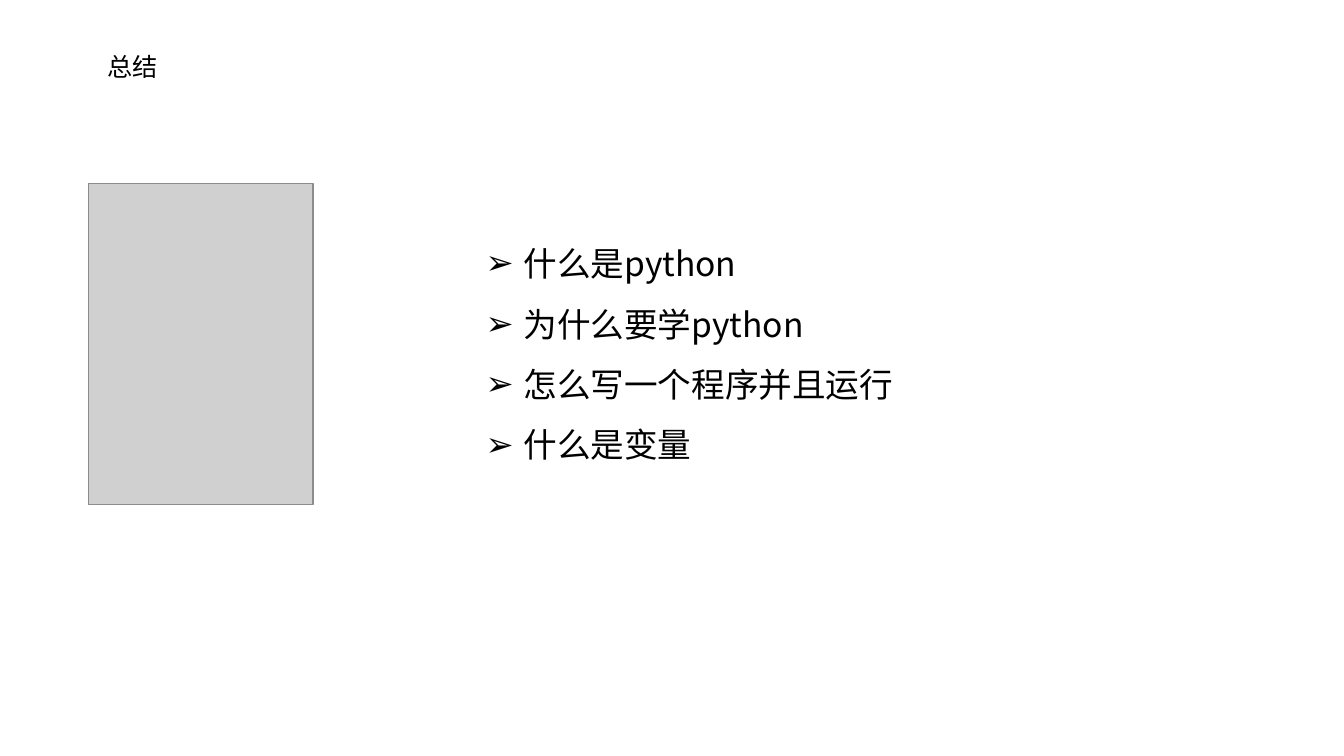
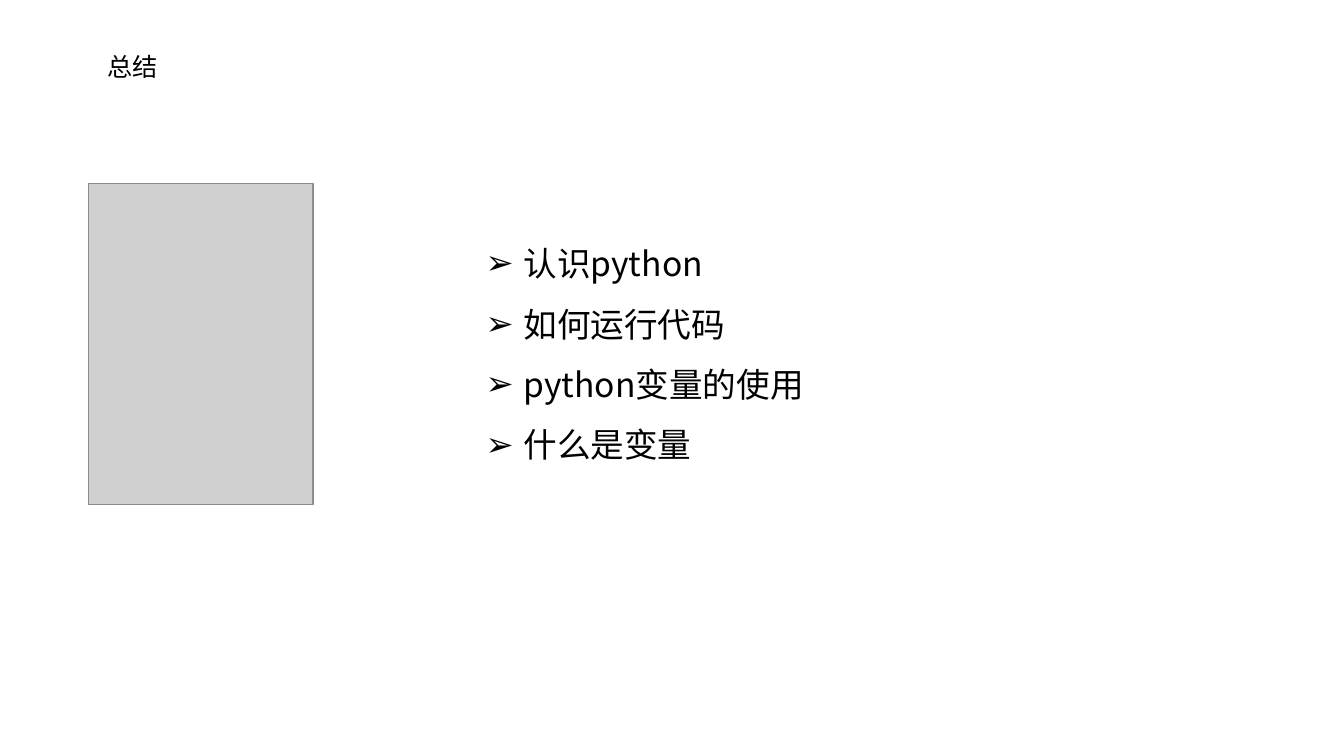
Before and after one commit to hwdeveloper/python-tutorial, a slide deck: slide 21 of 第1节课/01ppt/P1-1第一节.pptx (slide 22 before the commit). Drawn at 1344x756 pixels with LibreOffice and Linux fonts; fonts in the diff are those of the drawing; grey boxes stand for pictures; background and template pictures are left out. Boxes give left, top, right and bottom in pixels: in the first picture for what was removed or moved away, otherwise in the second. Text is boxed around its words. In the diff, an @@ line names an element or a change of style, - is before the commit and + after.

Commit message:
更新代码

```diff
--- a/第1节课/01ppt/P1-1第一节.pptx
+++ b/第1节课/01ppt/P1-1第一节.pptx
@@ text at [524, 247, 804, 405]: text changed @@
-➢ 什么是python
-➢ 为什么要学python
-➢ 怎么写一个程序并且运行
+➢ 认识python
+➢ 如何运行代码
+➢ python变量的使用
```
Also in this commit, not shown: 12 other slides changed, 1 slide removed, 43 other files.
